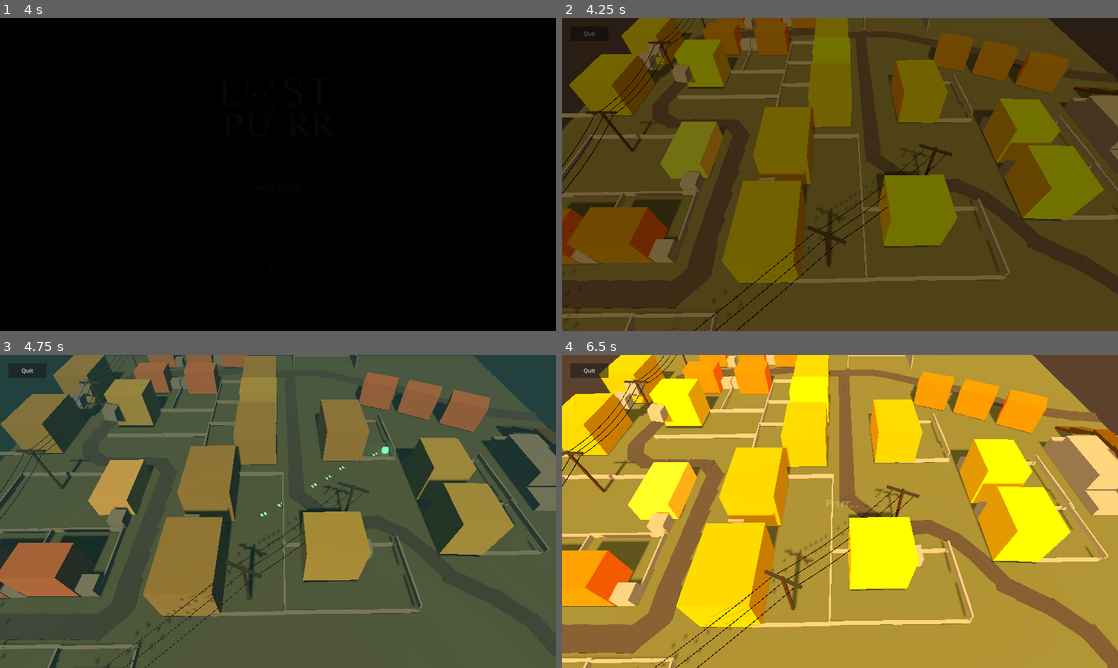
Above: before the commit, frames 1-4 (two rows, left to right).
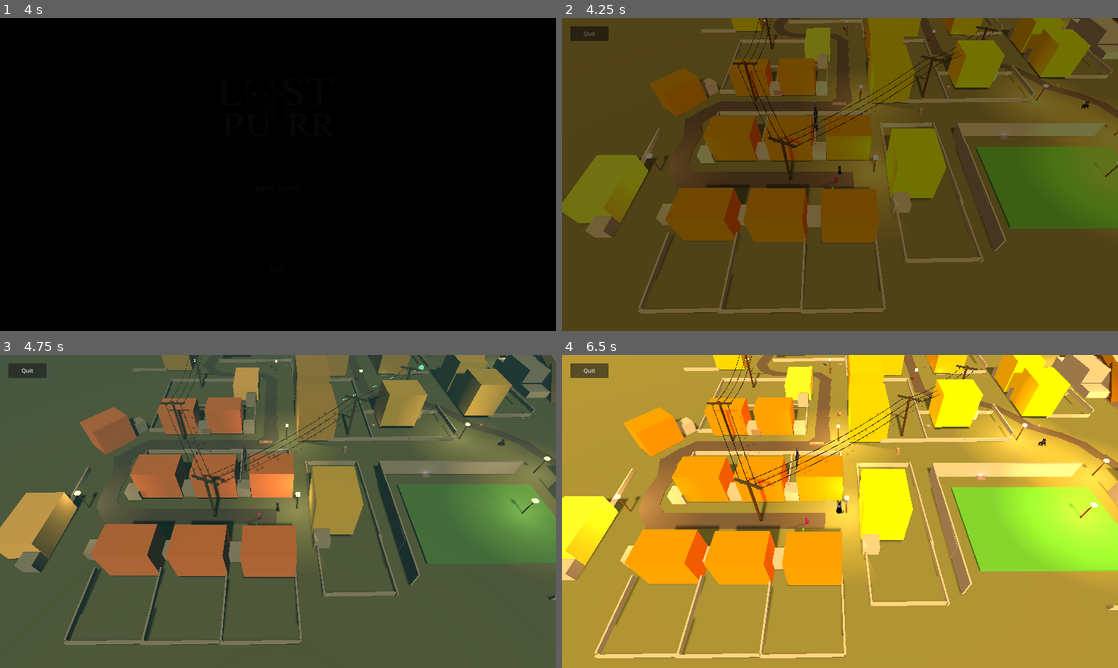
Above: after the commit, the same moments.

Repository: anchen-oktober/lost_purr
Game: Godot game, scene res://Scenes/UI/SplashScreen.tscn
The game is run twice, just before and just after one commit, with the same random seed, the same clock (stepped at 60 frames per second) and the same inputs.
Inputs (mouse positions are in pixels of both pictures, inside the frame that each line leads up to):
- Up to frame 1 (4 s): tap Enter at 0.5, 2 s; move the mouse to (400, 158) at 0.52 s; hold Shift 0.53-1.28 s; click (400, 158) at 0.67 s; tap Space at 0.77, 1.25, 1.52, 3.02 s; move the mouse to (166, 190) at 1.27 s; tap E at 1.35 s; click (166, 190) at 1.42 s; move the mouse to (333, 105) at 2.02 s; tap R at 2.1 s; click (333, 105) at 2.17 s; move the mouse to (250, 237) at 2.77 s; tap J at 2.85 s; click (250, 237) at 2.92 s; click "NEW GAME" at 3.5 s
- Up to frame 2 (4.25 s): no input
- Up to frame 3 (4.75 s): move the mouse to (444, 558) at 4.27 s; hold Shift from 4.28 s (still down); click (444, 558) at 4.42 s; tap Space at 4.52 s
- Up to frame 4 (6.5 s): move the mouse to (673, 464) at 5.02 s; release Shift at 5.03 s; tap E at 5.1 s; click (673, 464) at 5.17 s; tap Space at 5.27 s; move the mouse to (867, 511) at 5.77 s; tap R at 5.85 s; click (867, 511) at 5.92 s

Frame 1 is identical in both runs. In frame 2, 57% of the frame differs, in the area x 0-100%, y 0-100%; in frame 3, 58%; in frame 4, 72%.

Commit message:
Update maps size

Diff:
--- a/MainScene.tscn
+++ b/MainScene.tscn
@@ -22,26 +22,14 @@
 [ext_resource type="PackedScene" uid="uid://d1ldeo2rynfap" path="res://Scenes/World/PowerLineNetwork.tscn" id="21_power_line"]
 
 [sub_resource type="PlaneMesh" id="PlaneMesh_1305s"]
-size = Vector2(72, 72)
+size = Vector2(144, 144)
 
 [sub_resource type="StandardMaterial3D" id="StandardMaterial3D_3mqji"]
 albedo_color = Color(0.33, 0.38, 0.25, 1)
 roughness = 0.9
 
 [sub_resource type="BoxShape3D" id="BoxShape3D_1305s"]
-size = Vector3(72, 0.1, 72)
-
-[sub_resource type="SphereShape3D" id="SphereShape3D_1305s"]
-radius = 0.45
-
-[sub_resource type="ShaderMaterial" id="ShaderMaterial_cat_outline"]
-render_priority = 0
-shader = ExtResource("5_outline")
-shader_parameter/cat_texture = ExtResource("4_cat")
-shader_parameter/outline_color = Color(1, 0.72, 0.22, 0.82)
-shader_parameter/outline_pixels = 5.0
-shader_parameter/glow_pixels = 13.0
-shader_parameter/alpha_threshold = 0.08
+size = Vector3(144, 0.1, 144)
 
 [sub_resource type="Environment" id="Environment_x4av3"]
 background_mode = 1
@@ -69,6 +57,18 @@
 radius = 0.1
 height = 1.0
 
+[sub_resource type="SphereShape3D" id="SphereShape3D_1305s"]
+radius = 0.45
+
+[sub_resource type="ShaderMaterial" id="ShaderMaterial_cat_outline"]
+render_priority = 0
+shader = ExtResource("5_outline")
+shader_parameter/cat_texture = ExtResource("4_cat")
+shader_parameter/outline_color = Color(1, 0.72, 0.22, 0.82)
+shader_parameter/outline_pixels = 5.0
+shader_parameter/glow_pixels = 13.0
+shader_parameter/alpha_threshold = 0.08
+
 [sub_resource type="StandardMaterial3D" id="StandardMaterial3D_xtmsi"]
 albedo_color = Color(0.8, 0.6933333, 0, 1)
 
@@ -823,16 +823,59 @@
 [node name="CollisionShape3D" type="CollisionShape3D" parent="Ground" unique_id=219577791]
 shape = SubResource("BoxShape3D_1305s")
 
-[node name="PlayerCat" type="CharacterBody3D" parent="." unique_id=795165568]
-transform = Transform3D(1, 0, 0, 0, 1, 0, 0, 0, 1, -3, 0.5, 3)
-visible = false
+[node name="CameraRig" type="Node3D" parent="." unique_id=1378474959]
+
+[node name="Camera3D" type="Camera3D" parent="CameraRig" unique_id=609572443 node_paths=PackedStringArray("target")]
+transform = Transform3D(0.8642748, -0.4120498, 0.2885204, 0, 0.57357645, 0.81915206, -0.5030199, -0.70797247, 0.4957277, 0, 22, 18)
+fov = 58.0
+script = ExtResource("2_x4av3")
+target = NodePath("../../Blockout/pers/PlayerCat")
+
+[node name="DirectionalLight3D" type="DirectionalLight3D" parent="." unique_id=825650642]
+transform = Transform3D(1, 0, 0, 0, 0.70710677, 0.70710677, 0, -0.70710677, 0.70710677, 0, 0, 0)
+light_color = Color(1, 0.72, 0.42, 1)
+light_energy = 1.15
+shadow_enabled = true
+
+[node name="WorldEnvironment" type="WorldEnvironment" parent="." unique_id=809749385]
+environment = SubResource("Environment_x4av3")
+
+[node name="BackgroundMusic" type="AudioStreamPlayer" parent="." unique_id=1640032516]
+stream = ExtResource("19_main_music")
+volume_db = -16.0
+autoplay = true
+
+[node name="CatVisionMusic" type="AudioStreamPlayer" parent="." unique_id=1961227805]
+stream = ExtResource("20_cat_vision_music")
+volume_db = -80.0
+autoplay = true
+
+[node name="Blockout" type="Node3D" parent="." unique_id=949445694]
+
+[node name="PowerLineNetwork" parent="Blockout" unique_id=1560074287 instance=ExtResource("21_power_line")]
+transform = Transform3D(1, 0, 0, 0, 1, 0, 0, 0, 1, 4.0616226, 0, -1.7530594)
+
+[node name="pers" type="Node3D" parent="Blockout" unique_id=1924815139]
+
+[node name="cat" type="MeshInstance3D" parent="Blockout/pers" unique_id=185502477]
+transform = Transform3D(1, 0, 0, 0, 1, 0, 0, 0, 1, -15.640562, 0.1426363, 27.401566)
+material_override = SubResource("StandardMaterial3D_3slyh")
+mesh = SubResource("CapsuleMesh_xtmsi")
+
+[node name="human" type="MeshInstance3D" parent="Blockout/pers" unique_id=1190689642]
+transform = Transform3D(1, 0, 0, 0, 1, 0, 0, 0, 1, -15.3383045, 0.5020075, 26.623592)
+material_override = SubResource("StandardMaterial3D_anuui")
+mesh = SubResource("CapsuleMesh_8qg48")
+
+[node name="PlayerCat" type="CharacterBody3D" parent="Blockout/pers" unique_id=795165568]
+transform = Transform3D(1, 0, 0, 0, 1, 0, 0, 0, 1, -14.911705, 0.5, 25.946592)
 script = ExtResource("1_3mqji")
 
-[node name="CollisionShape3D" type="CollisionShape3D" parent="PlayerCat" unique_id=1671021864]
+[node name="CollisionShape3D" type="CollisionShape3D" parent="Blockout/pers/PlayerCat" unique_id=1671021864]
 shape = SubResource("SphereShape3D_1305s")
 
-[node name="CatBehindWallsGlow" type="Sprite3D" parent="PlayerCat" unique_id=884091671]
-transform = Transform3D(1.22, 0, 0, 0, 1.22, 0, 0, 0, 1.22, 0, 0.74, 0)
+[node name="CatBehindWallsGlow" type="Sprite3D" parent="Blockout/pers/PlayerCat" unique_id=884091671]
+transform = Transform3D(1.0404615, 0, 0, 0, 1.2859998, 0, 0, 0, 1.22, 0, 0.74, 0)
 material_override = SubResource("ShaderMaterial_cat_outline")
 pixel_size = 0.003
 billboard = 1
@@ -840,62 +883,18 @@
 texture = ExtResource("4_cat")
 script = ExtResource("6_outline_visibility")
 
-[node name="CatBillboard" type="Sprite3D" parent="PlayerCat" unique_id=951761677]
-transform = Transform3D(1, 0, 0, 0, 1, 0, 0, 0, 1, 0, 0.74, 0)
+[node name="CatBillboard" type="Sprite3D" parent="Blockout/pers/PlayerCat" unique_id=951761677]
+transform = Transform3D(0.5807134, 0, 0, 0, 0.6465319, 0, 0, 0, 0.7943832, 0, 0.74, 0)
 pixel_size = 0.003
 billboard = 1
 texture = ExtResource("4_cat")
 
-[node name="CatTrackingLight" type="OmniLight3D" parent="PlayerCat" unique_id=862726659]
+[node name="CatTrackingLight" type="OmniLight3D" parent="Blockout/pers/PlayerCat" unique_id=862726659]
 transform = Transform3D(1, 0, 0, 0, 1, 0, 0, 0, 1, 0, 0.9, 0)
 light_color = Color(1, 0.78, 0.42, 1)
 light_energy = 0.45
 omni_range = 2.4
 
-[node name="CameraRig" type="Node3D" parent="." unique_id=1378474959]
-
-[node name="Camera3D" type="Camera3D" parent="CameraRig" unique_id=609572443 node_paths=PackedStringArray("target")]
-transform = Transform3D(0.8642748, -0.4120498, 0.2885204, 0, 0.57357645, 0.81915206, -0.5030199, -0.70797247, 0.4957277, 0, 22, 18)
-fov = 58.0
-script = ExtResource("2_x4av3")
-target = NodePath("../../PlayerCat")
-
-[node name="DirectionalLight3D" type="DirectionalLight3D" parent="." unique_id=825650642]
-transform = Transform3D(1, 0, 0, 0, 0.70710677, 0.70710677, 0, -0.70710677, 0.70710677, 0, 0, 0)
-light_color = Color(1, 0.72, 0.42, 1)
-light_energy = 1.15
-shadow_enabled = true
-
-[node name="WorldEnvironment" type="WorldEnvironment" parent="." unique_id=809749385]
-environment = SubResource("Environment_x4av3")
-
-[node name="BackgroundMusic" type="AudioStreamPlayer" parent="." unique_id=1640032516]
-stream = ExtResource("19_main_music")
-volume_db = -16.0
-autoplay = true
-
-[node name="CatVisionMusic" type="AudioStreamPlayer" parent="." unique_id=1961227805]
-stream = ExtResource("20_cat_vision_music")
-volume_db = -80.0
-autoplay = true
-
-[node name="Blockout" type="Node3D" parent="." unique_id=949445694]
-
-[node name="PowerLineNetwork" parent="Blockout" unique_id=1560074287 instance=ExtResource("21_power_line")]
-transform = Transform3D(1, 0, 0, 0, 1, 0, 0, 0, 1, 4.0616226, 0, -1.7530594)
-
-[node name="pers" type="Node3D" parent="Blockout" unique_id=1924815139]
-
-[node name="cat" type="MeshInstance3D" parent="Blockout/pers" unique_id=185502477]
-transform = Transform3D(1, 0, 0, 0, 1, 0, 0, 0, 1, -15.640562, 0.1426363, 27.401566)
-material_override = SubResource("StandardMaterial3D_3slyh")
-mesh = SubResource("CapsuleMesh_xtmsi")
-
-[node name="human" type="MeshInstance3D" parent="Blockout/pers" unique_id=1190689642]
-transform = Transform3D(1, 0, 0, 0, 1, 0, 0, 0, 1, -15.3383045, 0.5020075, 26.623592)
-material_override = SubResource("StandardMaterial3D_anuui")
-mesh = SubResource("CapsuleMesh_8qg48")
-
 [node name="houses_01" type="Node3D" parent="Blockout" unique_id=1251636146]
 
 [node name="01" type="MeshInstance3D" parent="Blockout/houses_01" unique_id=40437276]
@@ -2080,7 +2079,6 @@
 mesh = SubResource("BoxMesh_xtmsi")
 
 [node name="Village" type="Node3D" parent="." unique_id=2138485291]
-visible = false
 
 [node name="Roads" type="Node3D" parent="Village" unique_id=13723791]
 visible = false
@@ -3155,7 +3153,6 @@
 mesh = SubResource("SphereMesh_um3ik")
 
 [node name="Interactables" type="Node3D" parent="." unique_id=1948611157]
-visible = false
 
 [node name="OldTobaccoSmell" parent="Interactables" unique_id=1856492240 instance=ExtResource("10_interactable")]
 transform = Transform3D(0.7, 0, 0, 0, 0.35, 0, 0, 0, 1.2, -8, 0.05, 6)
@@ -3309,7 +3306,6 @@
 highlight_color = Color(0.95, 1, 0.72, 1)
 
 [node name="NPCs" type="Node3D" parent="." unique_id=354551645]
-visible = false
 
 [node name="StrayCat" parent="NPCs" unique_id=267664119 instance=ExtResource("12_npc")]
 transform = Transform3D(0.7, 0, 0, 0, 0.55, 0, 0, 0, 0.7, -9.82207, 0.05, 9)
@@ -3323,6 +3319,7 @@
 
 [node name="OldWoman" parent="NPCs" unique_id=1142439175 instance=ExtResource("12_npc")]
 transform = Transform3D(0.85, 0, 0, 0, 1.15, 0, 0, 0, 0.85, 4.7431946, 0.08, 2.7195764)
+visible = false
 id = "old_woman"
 character_name = "Quiet Woman"
 short_phrase = "Be careful."
--- a/Scenes/World/City.tscn
+++ b/Scenes/World/City.tscn
@@ -9,14 +9,14 @@
 [ext_resource type="PackedScene" path="res://Scenes/Portals/ScenePortal.tscn" id="7_portal"]
 
 [sub_resource type="PlaneMesh" id="PlaneMesh_ground"]
-size = Vector2(92, 92)
+size = Vector2(184, 184)
 
 [sub_resource type="StandardMaterial3D" id="Mat_ground"]
 albedo_color = Color(0.11, 0.12, 0.12, 1)
 roughness = 0.72
 
 [sub_resource type="BoxShape3D" id="Shape_ground"]
-size = Vector3(92, 0.1, 92)
+size = Vector3(184, 0.1, 184)
 
 [sub_resource type="Environment" id="Env_city"]
 background_mode = 1
--- a/Scenes/World/Metro.tscn
+++ b/Scenes/World/Metro.tscn
@@ -8,14 +8,14 @@
 [ext_resource type="PackedScene" path="res://Scenes/Portals/ScenePortal.tscn" id="6_portal"]
 
 [sub_resource type="PlaneMesh" id="PlaneMesh_ground"]
-size = Vector2(72, 96)
+size = Vector2(144, 192)
 
 [sub_resource type="StandardMaterial3D" id="Mat_ground"]
 albedo_color = Color(0.12, 0.115, 0.105, 1)
 roughness = 0.88
 
 [sub_resource type="BoxShape3D" id="Shape_ground"]
-size = Vector3(72, 0.1, 96)
+size = Vector3(144, 0.1, 192)
 
 [sub_resource type="Environment" id="Env_metro"]
 background_mode = 1
--- a/Scenes/World/OtherWorld.tscn
+++ b/Scenes/World/OtherWorld.tscn
@@ -7,14 +7,14 @@
 [ext_resource type="AudioStream" uid="uid://t12hewewpnfp" path="res://Art/Audio/Music/LostInABadPlace.ogg" id="5_music"]
 
 [sub_resource type="PlaneMesh" id="PlaneMesh_ground"]
-size = Vector2(64, 64)
+size = Vector2(128, 128)
 
 [sub_resource type="StandardMaterial3D" id="Mat_ground"]
 albedo_color = Color(0.035, 0.045, 0.045, 1)
 roughness = 0.96
 
 [sub_resource type="BoxShape3D" id="Shape_ground"]
-size = Vector3(64, 0.1, 64)
+size = Vector3(128, 0.1, 128)
 
 [sub_resource type="Environment" id="Env_other_world"]
 background_mode = 1
--- a/Scenes/World/Park.tscn
+++ b/Scenes/World/Park.tscn
@@ -9,14 +9,14 @@
 [ext_resource type="PackedScene" path="res://Scenes/Portals/ScenePortal.tscn" id="7_portal"]
 
 [sub_resource type="PlaneMesh" id="PlaneMesh_ground"]
-size = Vector2(84, 84)
+size = Vector2(168, 168)
 
 [sub_resource type="StandardMaterial3D" id="Mat_ground"]
 albedo_color = Color(0.29, 0.36, 0.22, 1)
 roughness = 0.92
 
 [sub_resource type="BoxShape3D" id="Shape_ground"]
-size = Vector3(84, 0.1, 84)
+size = Vector3(168, 0.1, 168)
 
 [sub_resource type="Environment" id="Env_park"]
 background_mode = 1
--- a/Scenes/World/Village.tscn
+++ b/Scenes/World/Village.tscn
@@ -22,14 +22,14 @@
 [ext_resource type="PackedScene" path="res://Scenes/Portals/ScenePortal.tscn" id="21_portal"]
 
 [sub_resource type="PlaneMesh" id="PlaneMesh_1305s"]
-size = Vector2(72, 72)
+size = Vector2(144, 144)
 
 [sub_resource type="StandardMaterial3D" id="StandardMaterial3D_3mqji"]
 albedo_color = Color(0.33, 0.38, 0.25, 1)
 roughness = 0.9
 
 [sub_resource type="BoxShape3D" id="BoxShape3D_1305s"]
-size = Vector3(72, 0.1, 72)
+size = Vector3(144, 0.1, 144)
 
 [sub_resource type="SphereShape3D" id="SphereShape3D_1305s"]
 radius = 0.45
